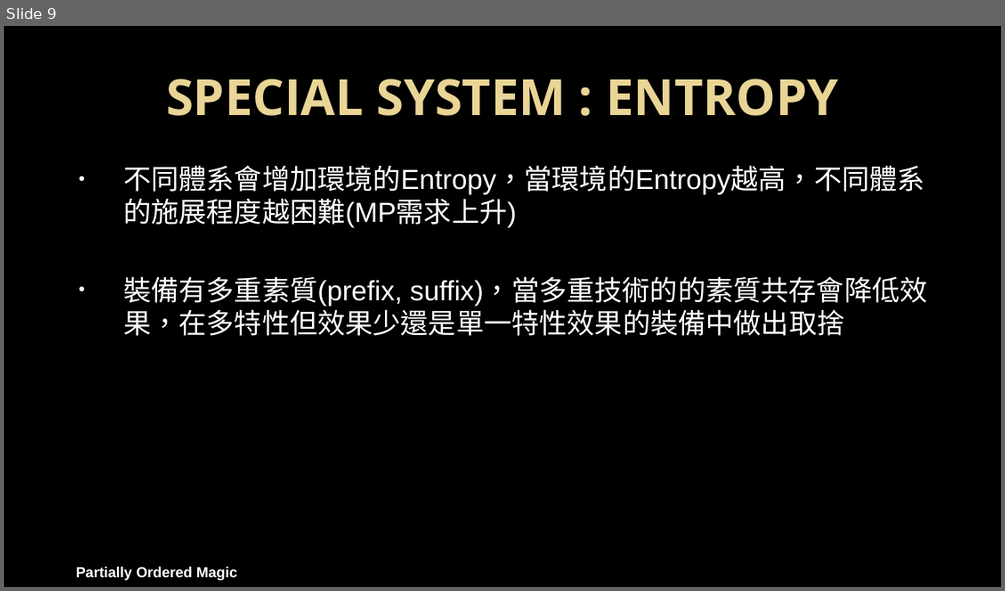
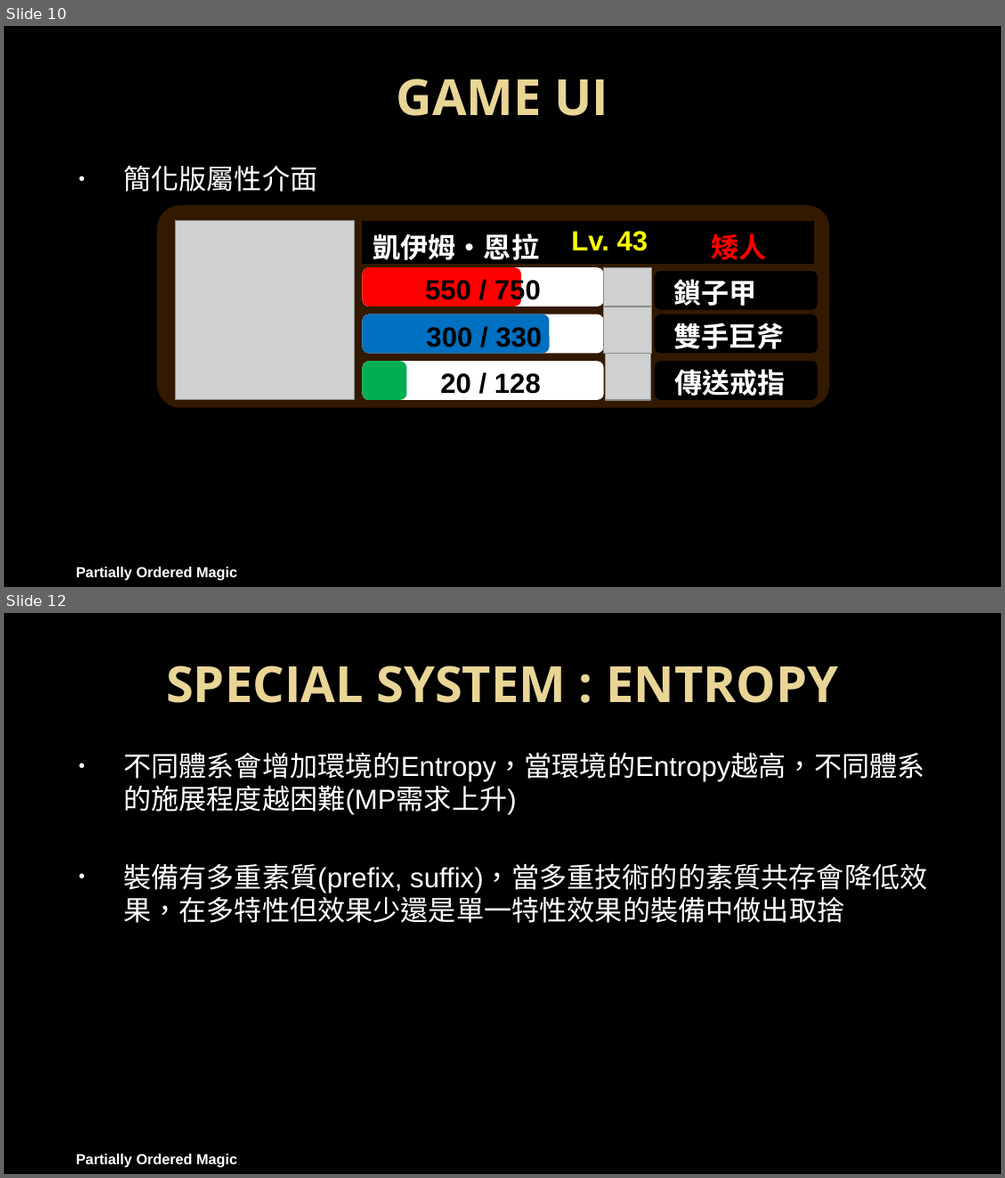
Before and after one commit to PartiallyOrderedMagic/PartiallyOrderedMagic.github.io, a slide deck: MyGame/企劃.pptx. Shown one above the other, each under a label of ours: slide 9 before the commit, slides 10 and 12 after it; the slides between them are not shown. The pictures are 1005x591 and 1005x1178 pixels, drawn with LibreOffice and Linux fonts; fonts in the diff are those of the drawing; grey boxes stand for pictures; background and template pictures are left out. Boxes give left, top, right and bottom in pixels: in the first picture for what was removed or moved away, otherwise in the second. Text is boxed around its words. In the diff, an @@ line names an element or a change of style, - is before the commit and + after.

```diff
--- a/MyGame/企劃.pptx
+++ b/MyGame/企劃.pptx
@@ slide 10 added at <box>4,26,1001,587</box>, background picture (left out); not listed: 1 template element that a slide beside it also shows @@
@@ title added at <box>396,79,608,116</box>, 36 pt, text gradient #EAD696 to #E7D081, bold @@
+GAME UI
@@ text added at <box>123,165,317,192</box>, 20 pt, text #FFFFFF @@
+• 簡化版屬性介面
@@ rounded rectangle added at <box>157,206,830,408</box>, fill #321900 @@
@@ picture added at <box>176,220,355,400</box> @@
@@ table added at <box>362,220,813,268</box>, 1 rows, 3 columns @@
+凱伊姆‧恩拉 | Lv. 43 | 矮人
@@ rounded rectangle added at <box>362,267,603,306</box>, fill #FFFFFF @@
@@ rounded rectangle added at <box>362,267,520,306</box>, fill #FF0000 @@
@@ text added at <box>425,278,541,305</box>, 20 pt, text #000000, bold @@
+550 / 750
@@ picture added at <box>604,267,652,309</box> @@
@@ rounded rectangle added at <box>654,272,817,310</box>, fill #000000 @@
@@ text added at <box>673,279,756,311</box>, 20 pt, text #FFFFFF, bold @@
+鎖子甲
@@ rounded rectangle added at <box>362,314,603,353</box>, fill #FFFFFF @@
@@ rounded rectangle added at <box>362,314,550,353</box>, fill #0070C0 @@
@@ picture added at <box>604,306,652,353</box> @@
@@ rounded rectangle added at <box>654,314,817,353</box>, fill #000000 @@
@@ text added at <box>426,327,542,347</box>, 20 pt, text #000000, bold @@
+300 / 330
@@ text added at <box>673,322,785,349</box>, 20 pt, text #FFFFFF, bold @@
+雙手巨斧
@@ rounded rectangle added at <box>362,361,603,400</box>, fill #FFFFFF @@
@@ rounded rectangle added at <box>362,361,406,400</box>, fill #00B050 @@
@@ picture added at <box>605,353,651,400</box> @@
@@ rounded rectangle added at <box>654,361,817,400</box>, fill #000000 @@
@@ text added at <box>674,369,785,395</box>, 20 pt, text #FFFFFF, bold @@
+傳送戒指
@@ text added at <box>440,373,541,394</box>, 20 pt, text #000000, bold @@
+20 / 128
@@ what was slide 9 is now slide 12 @@
```
Also in this commit, not shown: 2 slides changed, 5 other slides added, 3 other files.
